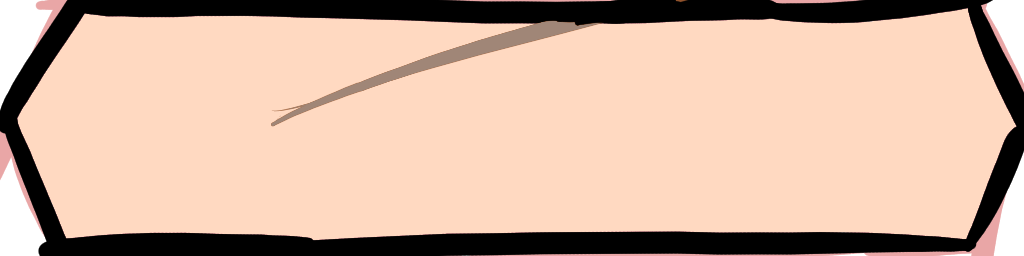
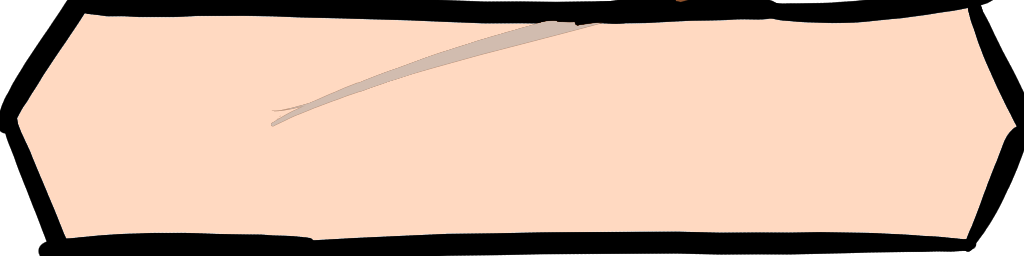
Layered file, before and after one edit (1024 × 256). Changes by layer:
painted on "Paint Layer 1" over [0, 0, 1024, 256]
